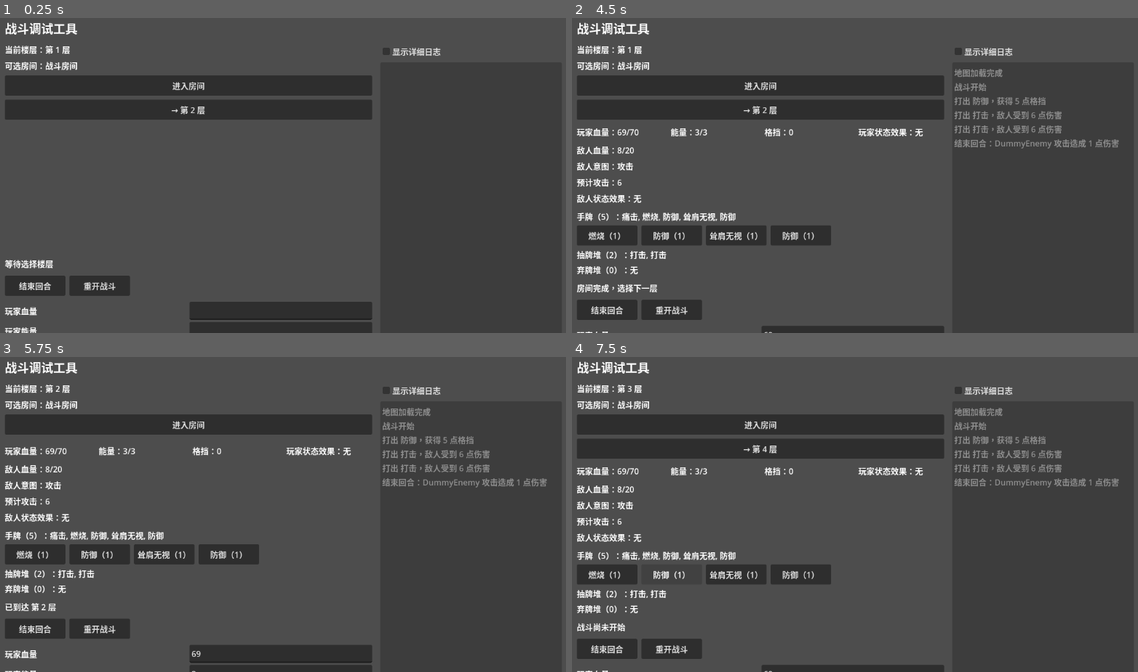
Above: before the commit, frames 1-4 (two rows, left to right).
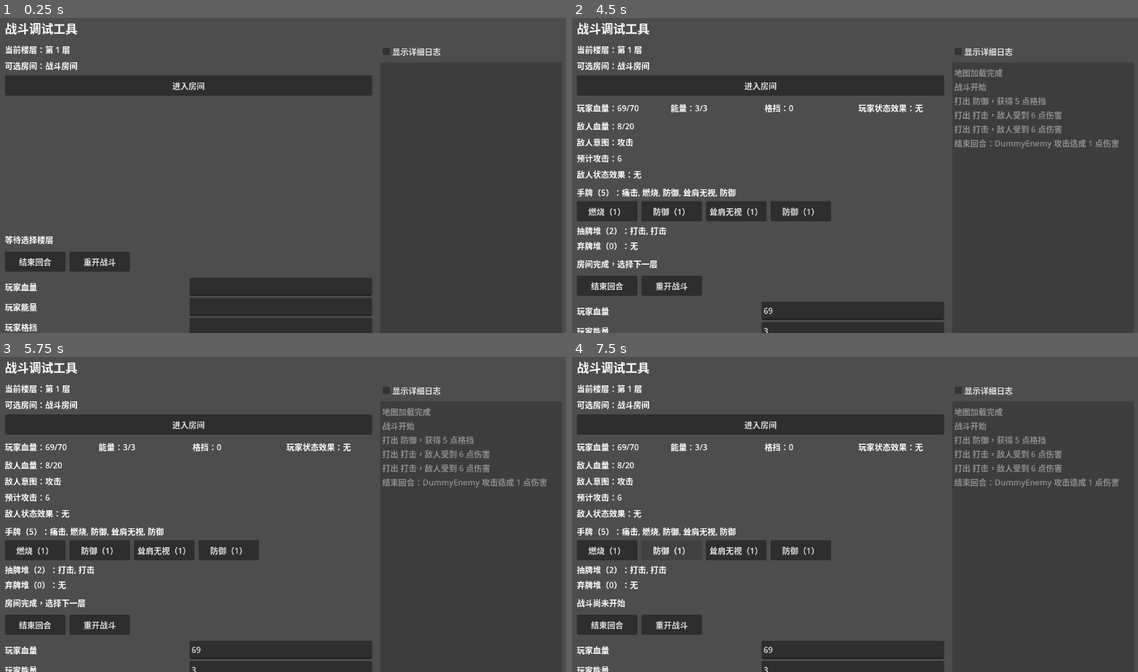
Above: after the commit, the same moments.

Repository: jxqxn/Godot-Game
Game: Godot game, scene res://scenes/stm/battle_debug_scene.tscn
The game is run twice, just before and just after one commit, with the same random seed, the same clock (stepped at 60 frames per second) and the same inputs.
Inputs (mouse positions are in pixels of both pictures, inside the frame that each line leads up to):
- Up to frame 1 (0.25 s): no input
- Up to frame 2 (4.5 s): click "进入房间" at 0.5 s; click "防御（1）" at 1.25 s; click "打击（1）" at 2 s; click "打击（1）" at 2.75 s; click "结束回合" at 3.5 s; click "痛击（2）" at 4.25 s
- Up to frame 3 (5.75 s): click (186, 448) at 5 s, where only the run before the commit has a clickable "→ 第 2 层"
- Up to frame 4 (7.5 s): click "燃烧（1）" at 5.75 s; click (758, 448) at 6.5 s, where only the run before the commit has a clickable "→ 第 3 层"; click "防御（1）" at 7.25 s

The runs differ from the first frame. In frame 1, 9.6% of the frame differs, in the area x 0-66%, y 26-100%; in frame 2, 17%; in frame 3, 6.4%; in frame 4, 16%.
Error in both runs: Attempted to free a locked object (calling or emitting). (res://scripts/stm/debug/battle_debug_scene.gd:885)

Commit message:
fix: enforce room completion before map advance

Diff:
--- a/scripts/stm/engine/game_flow.gd
+++ b/scripts/stm/engine/game_flow.gd
@@ -5,6 +5,7 @@
 const CombatRoomScript := preload("res://scripts/stm/rooms/combat.gd")
 const RestRoomScript := preload("res://scripts/stm/rooms/rest.gd")
 const BossRoomScript := preload("res://scripts/stm/rooms/boss_room.gd")
+const TypesScript := preload("res://scripts/stm/utils/types.gd")
 
 var _map_manager: StmMapManager = MapManagerScript.new()
 var _current_room = null
@@ -29,15 +30,12 @@
 
 
 func is_flow_completed() -> bool:
-	if flow_completed:
-		return true
-	if _current_room != null and _current_room.is_completed and _current_room.get_room_type() == "boss":
-		flow_completed = true
-		return true
-	return false
+	return flow_completed
 
 
 func get_available_next_floors() -> Array:
+	if _current_room == null or not _current_room.is_completed:
+		return []
 	return _map_manager.get_available_next_floors()
 
 
@@ -45,36 +43,49 @@
 	return _map_manager.get_available_room_types()
 
 
-func enter_current_room() -> void:
+func enter_current_room(room_index: int = 0) -> bool:
+	if _current_room != null and not _current_room.is_completed:
+		return false
 	var room_types := _map_manager.get_available_room_types()
-	if room_types.is_empty():
-		return
-	var room_type: String = room_types[0]
-	var room = null
-	match room_type:
-		"combat":
-			room = CombatRoomScript.new()
-		"rest":
-			room = RestRoomScript.new()
-		"boss":
-			room = BossRoomScript.new()
-		_:
-			return
+	if room_index < 0 or room_index >= room_types.size():
+		return false
+	var room_type: String = room_types[room_index]
+	var room = _create_room(room_type)
+	if room == null:
+		return false
 	_current_room = room
 	_current_room.enter(_game_state)
+	return true
 
 
-func complete_current_room() -> void:
+func complete_current_room() -> bool:
 	if _current_room == null:
-		return
+		return false
+	if _is_combat_room_type(_current_room.get_room_type()):
+		return false
 	_current_room.complete(_game_state)
-	if _current_room.get_room_type() == "boss":
-		flow_completed = true
+	return true
 
 
-func advance_to_next_floor(floor_index: int) -> void:
+func handle_combat_result(result: int) -> bool:
+	if _current_room == null:
+		return false
+	if not _is_combat_room_type(_current_room.get_room_type()):
+		return false
+	if _current_room.has_method("handle_combat_result"):
+		_current_room.handle_combat_result(result, _game_state)
+	if result == TypesScript.TerminalResult.COMBAT_WIN and _current_room.is_completed and _current_room.get_room_type() == "boss":
+		flow_completed = true
+	return _current_room.is_completed
+
+
+func advance_to_next_floor(floor_index: int) -> bool:
+	if _current_room == null or not _current_room.is_completed:
+		return false
+	if not _map_manager.can_navigate_to_next_floor(floor_index):
+		return false
 	leave_current_room()
-	_map_manager.navigate_to_floor(floor_index)
+	return _map_manager.navigate_to_next_floor(floor_index)
 
 
 func leave_current_room() -> void:
@@ -82,3 +93,19 @@
 		return
 	_current_room.leave(_game_state)
 	_current_room = null
+
+
+func _create_room(room_type: String):
+	match room_type:
+		"combat":
+			return CombatRoomScript.new()
+		"rest":
+			return RestRoomScript.new()
+		"boss":
+			return BossRoomScript.new()
+		_:
+			return null
+
+
+func _is_combat_room_type(room_type: String) -> bool:
+	return room_type == "combat" or room_type == "boss"
